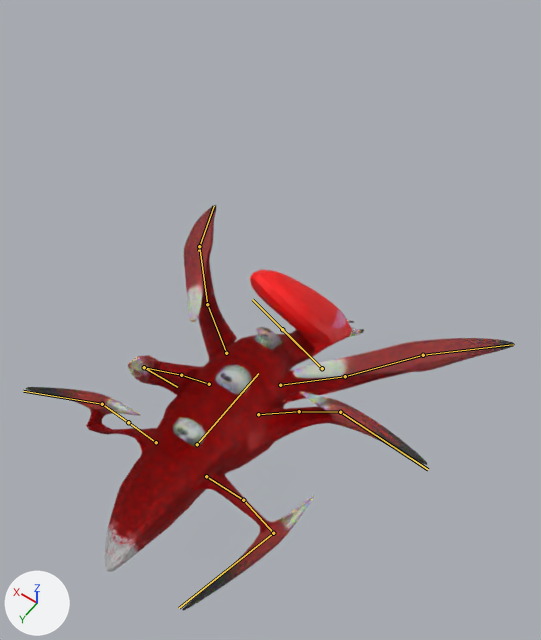
The Blender file Blender/Charger.blend: old version first, new version second.
Camera for both pictures: a 50 mm camera at (-7.78, 11.74, 18.16) aimed at (-1.08, 2.37, 3.43). Lighting does not change. The marker at lower left points along +X, +Y and +Z. Both versions are drawn at frame 21 of the action 'DIe.001'; the numbers are the values there. The bones that bend it are drawn over the model as lines.

Objects in the first picture: 'Charger'.
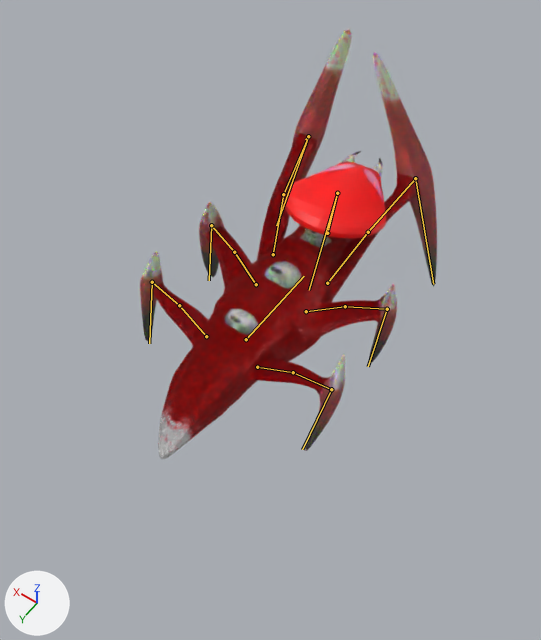
Pixel boxes [x1, y1, x2, y2] of what changed, in the pictures (541 x 640 px):
'Charger', posed (39% narrower)
    before: [26, 205, 515, 610]
    after: [140, 30, 437, 459]
bone 'Root', root to tip
    before: (197, 444) to (258, 373)
    after: (246, 339) to (304, 276)

The change in detail:
Bone 'Root' (bone_root) moves from (-0.308, -1.166, -0.391) to (0.131, -0.252, -0.107).
Bone 'IKTarget.L.003' (bone_iktarget_l_003) moves from (-0.186, -0.131, 1.203) to (0.5, 0.002, 0.623).
Bone 'IKPole.L.001' (bone_ikpole_l_001) moves from (-2.337, -1.031, 0.862) to (0.0, 0.0, 0.0).
Bone 'IKTarget.L.001' (bone_iktarget_l_001) moves from (0.585, -0.115, 1.262) to (0.05, 0.0, 0.034).
Bone 'IKPole.L.002' (bone_ikpole_l_002) moves from (1.004, -2.509, 1.213) to (0.0, 0.0, 0.0).
Bone 'IKTarget.L.002' (bone_iktarget_l_002) moves from (1.156, -0.09, 0.14) to (-0.132, 0.07, -0.098).
Bone 'IKPole.L.003' (bone_ikpole_l_003) moves from (-1.265, -0.649, 0.699) to (1.716, 1.292, -0.993).
Bone 'IKPole.R.001' (bone_ikpole_r_001) moves from (1.215, -1.349, 0.555) to (0.0, 0.0, 0.0).
Bone 'IKTarget.R.001' (bone_iktarget_r_001) moves from (-1.629, -0.177, 1.028) to (-0.151, 0.051, 0.104).
Bone 'IKTarget.R.002' (bone_iktarget_r_002) moves from (0.25, -0.034, 1.089) to (0.198, 0.0, -0.135).
Bone 'IKTarget.R.003' (bone_iktarget_r_003) moves from (0.517, -0.143, 1.215) to (-0.255, 0.045, 0.518).
Bone 'IKPole.R.003' (bone_ikpole_r_003) moves from (2.029, 1.124, -1.374) to (-0.789, 0.021, 0.474).
Bone 'IKTarget.Head.001' (bone_iktarget_head_001) moves from (1.015, -1.26, 0.41) to (1.113, -0.773, -0.127).
